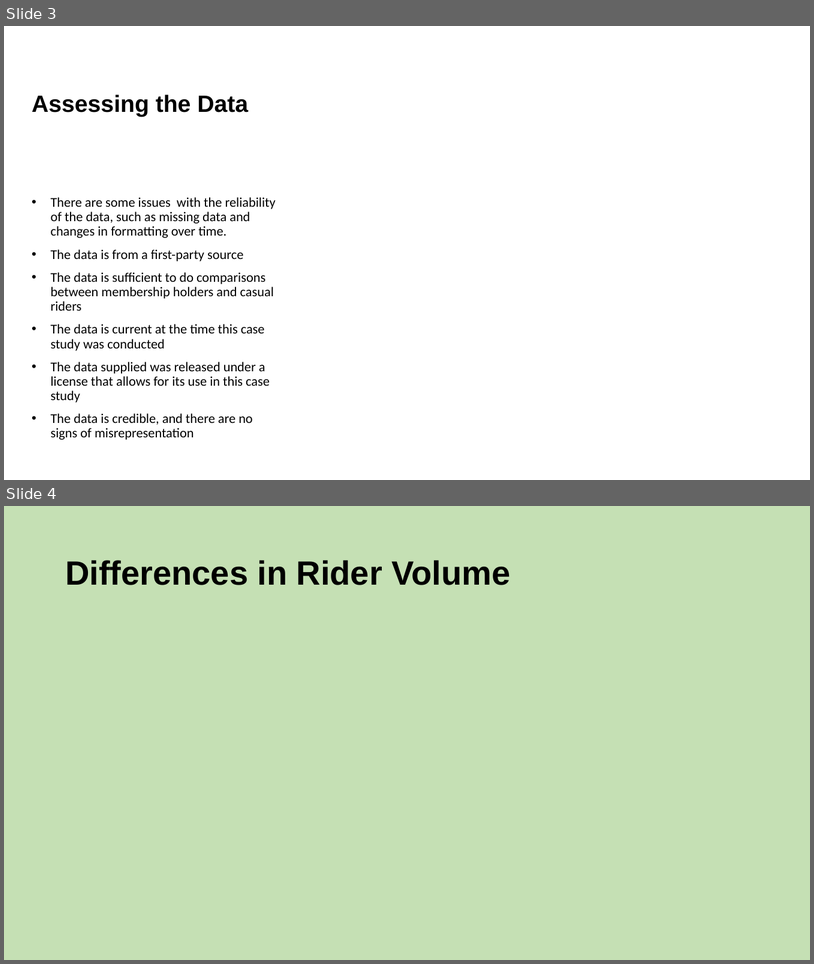
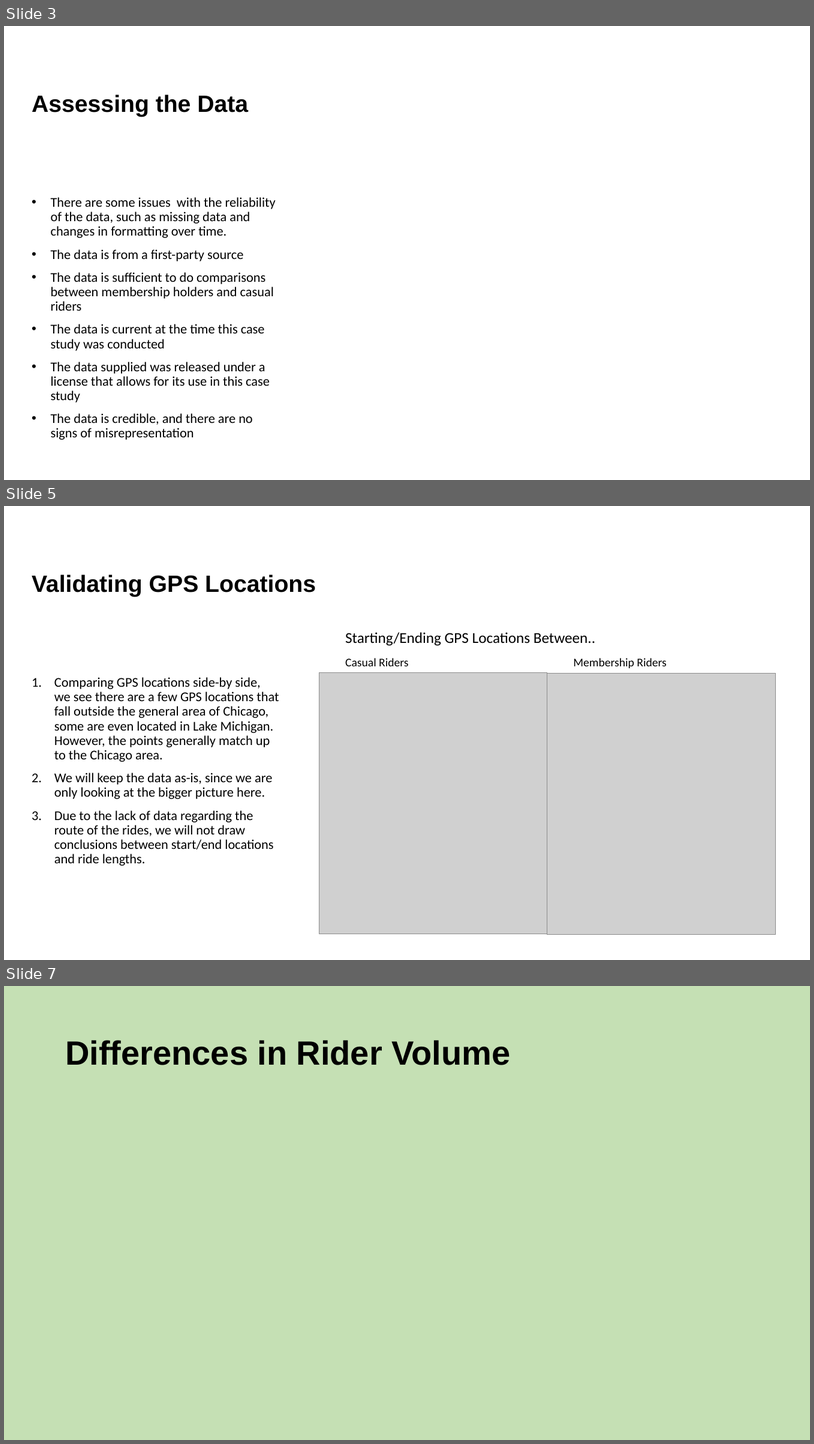
Before and after one commit to jason-heller/Rideshare-Case-Study, a slide deck: analysis_presentation.pptx. Shown one above the other, each under a label of ours: slides 3 and 4 before the commit, slides 3, 5 and 7 after it; the slides between them are not shown. The pictures are 814x964 and 814x1444 pixels, drawn with LibreOffice and Linux fonts; fonts in the diff are those of the drawing; grey boxes stand for pictures. Boxes give left, top, right and bottom in pixels: in the first picture for what was removed or moved away, otherwise in the second. Text is boxed around its words. In the diff, an @@ line names an element or a change of style, - is before the commit and + after.

```diff
--- a/analysis_presentation.pptx
+++ b/analysis_presentation.pptx
@@ slide 5 added at <box>4,506,810,960</box>, background #FFFFFF @@
@@ title added at <box>32,574,316,597</box>, 28 pt, text #000000, bold @@
+Validating GPS Locations
@@ text added at <box>345,632,596,646</box>, 18 pt, text #000000 @@
+Starting/Ending GPS Locations Between..
@@ text added at <box>345,658,408,666</box>, 14 pt, text #000000 @@
+Casual Riders
@@ text added at <box>573,658,666,668</box>, 14 pt, text #000000 @@
+Membership Riders
@@ text added at <box>54,677,279,865</box>, 16 pt, text #000000 @@
+1. Comparing GPS locations side-by side, we see there are a few GPS locations that fall outside the general area of Chicago, some are even located in Lake Michigan. However, the points generally match up to the Chicago area.
+2. We will keep the data as-is, since we are only looking at the bigger picture here.
+3. Due to the lack of data regarding the route of the rides, we will not draw conclusions between start/end locations and ride lengths.
@@ picture added at <box>319,672,547,934</box> @@
@@ picture added at <box>548,673,776,934</box> @@
@@ what was slide 4 is now slide 7 @@
```
Also in this commit, not shown: 3 slides changed, 5 other slides added.
